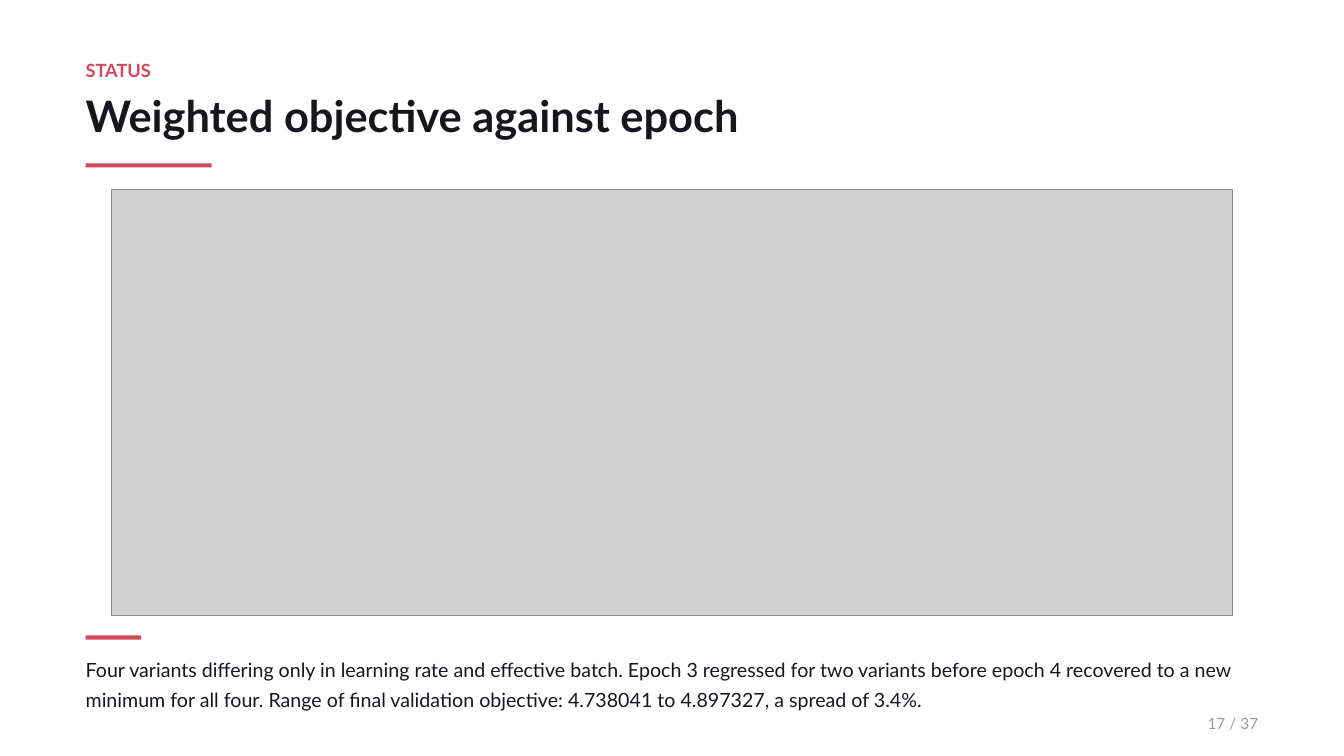
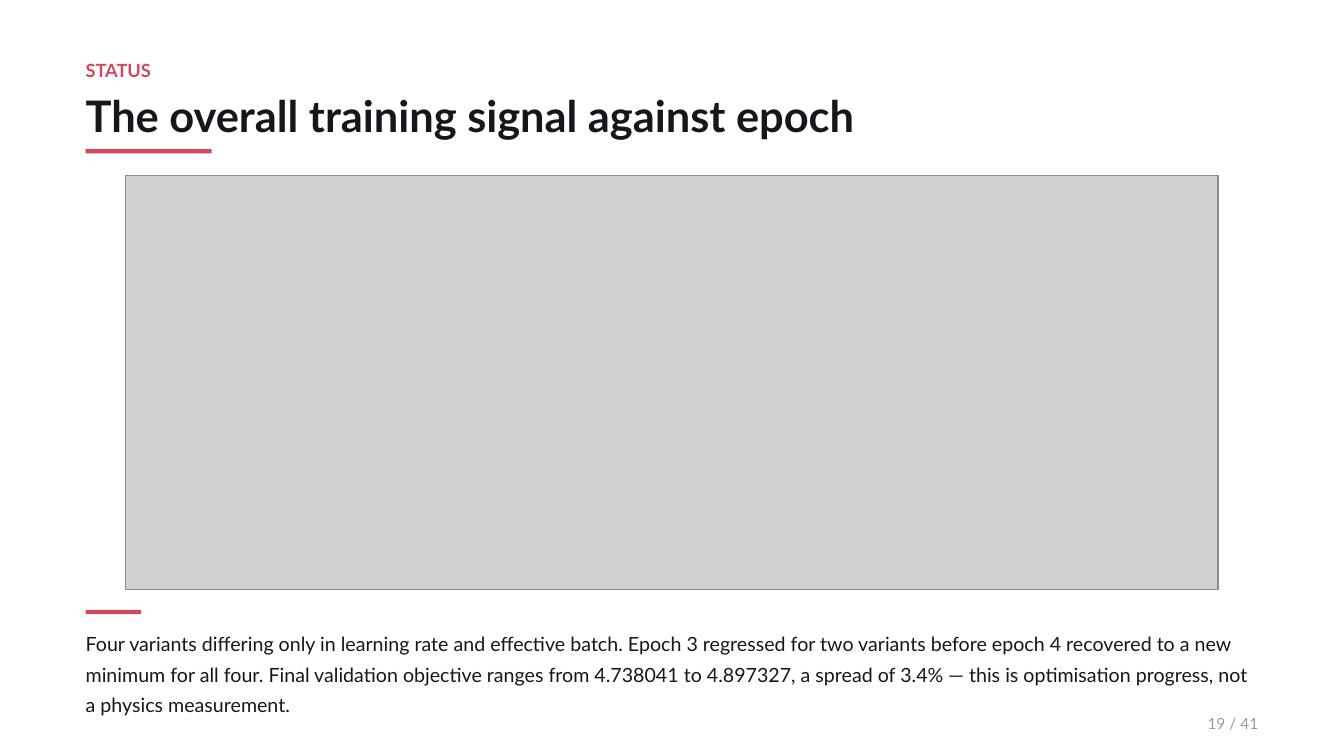
Before and after one commit to JulianAttemptsCoding/Fast-MC-CBSC, a slide deck: slide 19 of exhibition/c2st_20260728/CBSC_ZDC_FastMC_overview.pptx (slide 17 before the commit). Drawn at 1344x756 pixels with LibreOffice and Linux fonts; fonts in the diff are those of the drawing; grey boxes stand for pictures. Boxes give left, top, right and bottom in pixels: in the first picture for what was removed or moved away, otherwise in the second. Text is boxed around its words. In the diff, an @@ line names an element or a change of style, - is before the commit and + after.

```diff
--- a/exhibition/c2st_20260728/CBSC_ZDC_FastMC_overview.pptx
+++ b/exhibition/c2st_20260728/CBSC_ZDC_FastMC_overview.pptx
@@ text at [86, 99, 854, 140]: text changed @@
-Weighted objective against epoch
+The overall training signal against epoch
@@ rectangle: place and size @@
-rectangle at [86, 163, 212, 167]
+rectangle at [86, 149, 212, 153]
@@ picture: place and size @@
-picture at [112, 190, 1233, 615]
+picture at [126, 175, 1218, 590]
@@ rectangle: place and size @@
-rectangle at [86, 635, 141, 639]
+rectangle at [86, 610, 141, 614]
@@ text at [86, 636, 1247, 716]: text changed @@
-Four variants differing only in learning rate and effective batch. Epoch 3 regressed for two variants before epoch 4 recovered to a new minimum for all four. Range of final validation objective: 4.738041 to 4.897327, a spread of 3.4%.
+Four variants differing only in learning rate and effective batch. Epoch 3 regressed for two variants before epoch 4 recovered to a new minimum for all four. Final validation objective ranges from 4.738041 to 4.897327, a spread of 3.4% — this is optimisation progress, not a physics measurement.
@@ text at [1208, 718, 1258, 729]: text changed @@
-17 / 37
+19 / 41
```
Also in this commit, not shown: 18 other slides changed, 22 slides added, 18 slides removed, 12 other files.
